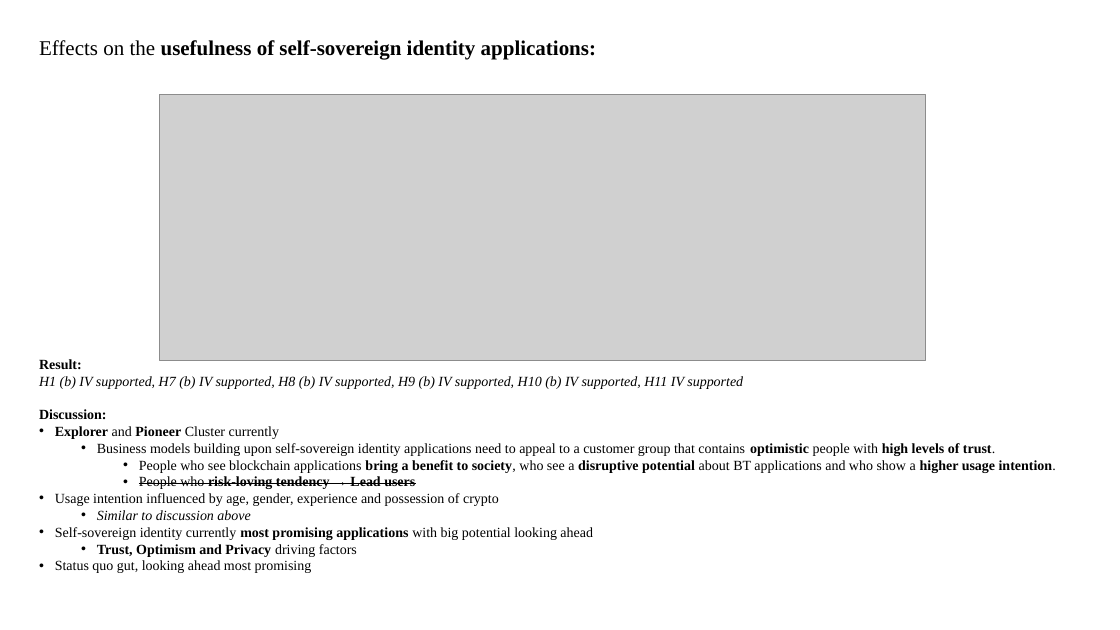
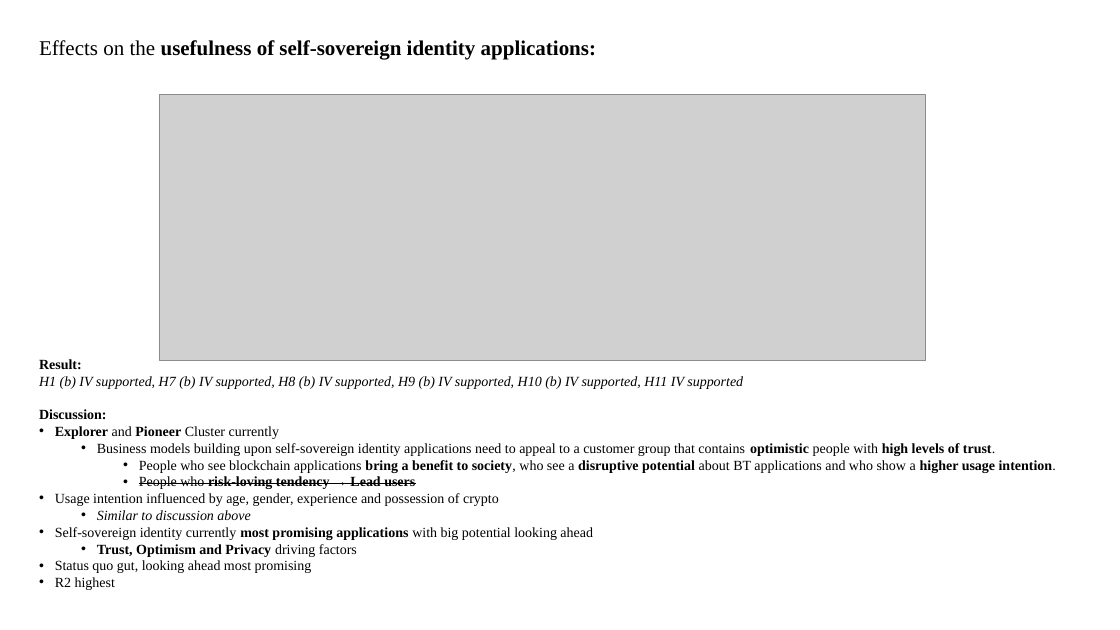
Before and after one commit to Kealy12/MA, a slide deck: slide 17 of 10_Forschungsmodell/MA_Forschungsmodell_Hypothesen.pptx (slide 16 before the commit). Drawn at 1120x630 pixels with LibreOffice and Linux fonts; fonts in the diff are those of the drawing; grey boxes stand for pictures. Boxes give left, top, right and bottom in pixels: in the first picture for what was removed or moved away, otherwise in the second. Text is boxed around its words. In the diff, an @@ line names an element or a change of style, - is before the commit and + after.

```diff
--- a/10_Forschungsmodell/MA_Forschungsmodell_Hypothesen.pptx
+++ b/10_Forschungsmodell/MA_Forschungsmodell_Hypothesen.pptx
@@ text at [55, 577, 115, 590]: paragraph added @@
+• R2 highest
```
Also in this commit, not shown: 2 other slides changed, 1 slide added, 24 other files.
